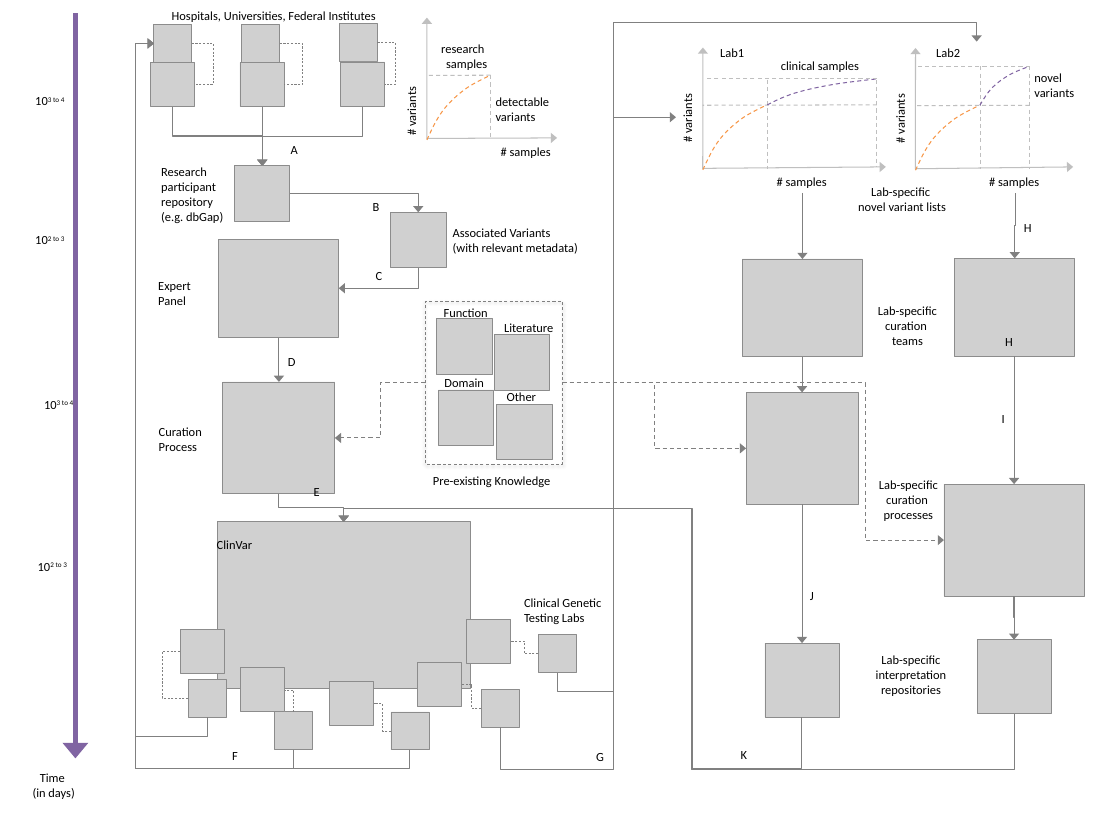
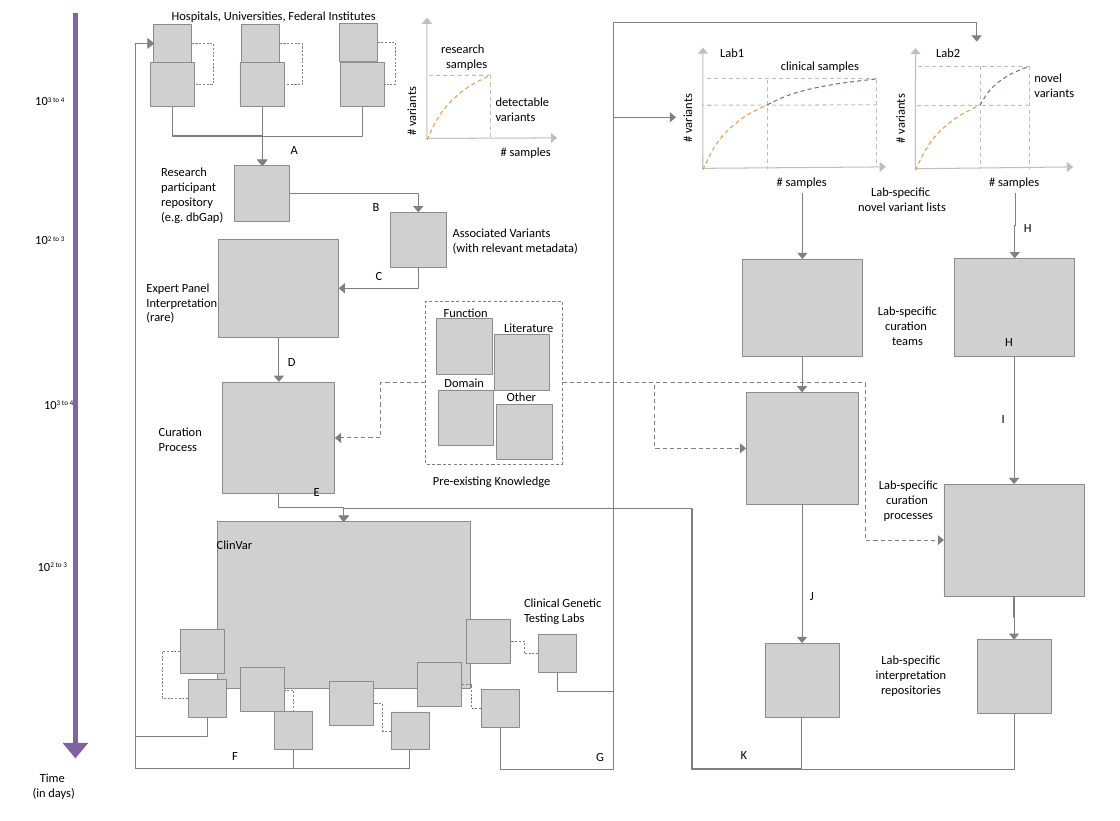
Before and after one commit to bheale/ClinGen-ILDB, a slide deck: slide 1 of ILDB_figure2.pptx. Drawn at 1120x821 pixels with LibreOffice and Linux fonts; fonts in the diff are those of the drawing; grey boxes stand for pictures. Boxes give left, top, right and bottom in pixels: in the first picture for what was removed or moved away, otherwise in the second. Text is boxed around its words. In the diff, an @@ line names an element or a change of style, - is before the commit and + after.

```diff
--- a/ILDB_figure2.pptx
+++ b/ILDB_figure2.pptx
@@ text at (x1=146, y1=283, x2=217, y2=323): text changed @@
-Expert
-Panel
+Expert Panel
+Interpretation
+(rare)
```
Also in this commit, not shown: 2 other files.
